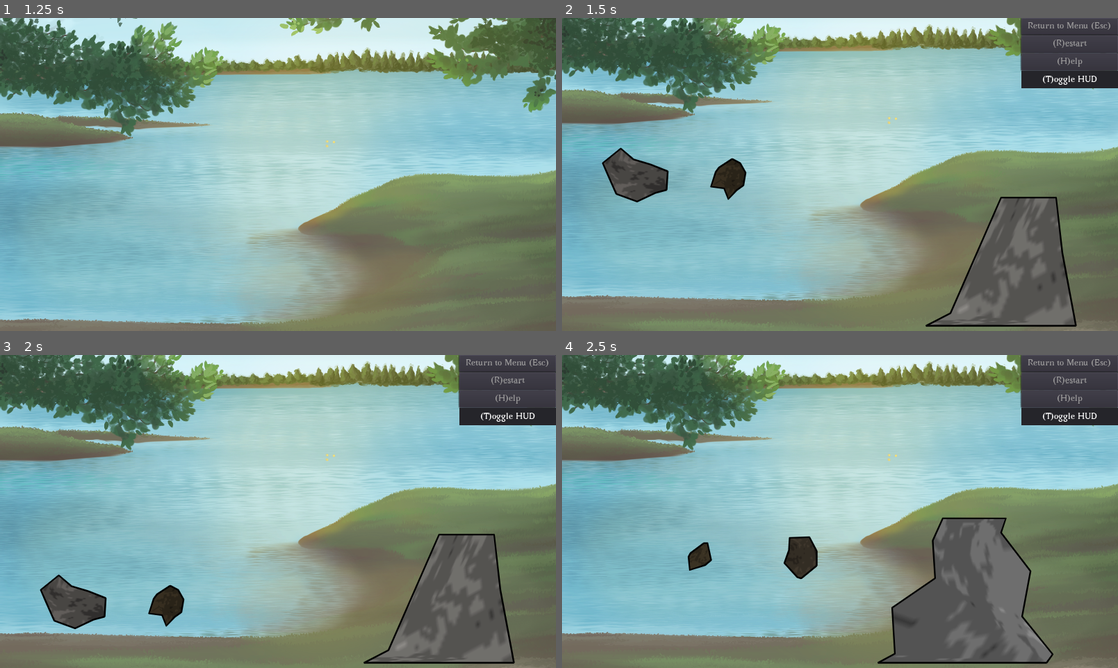
Above: before the commit, frames 1-4 (two rows, left to right).
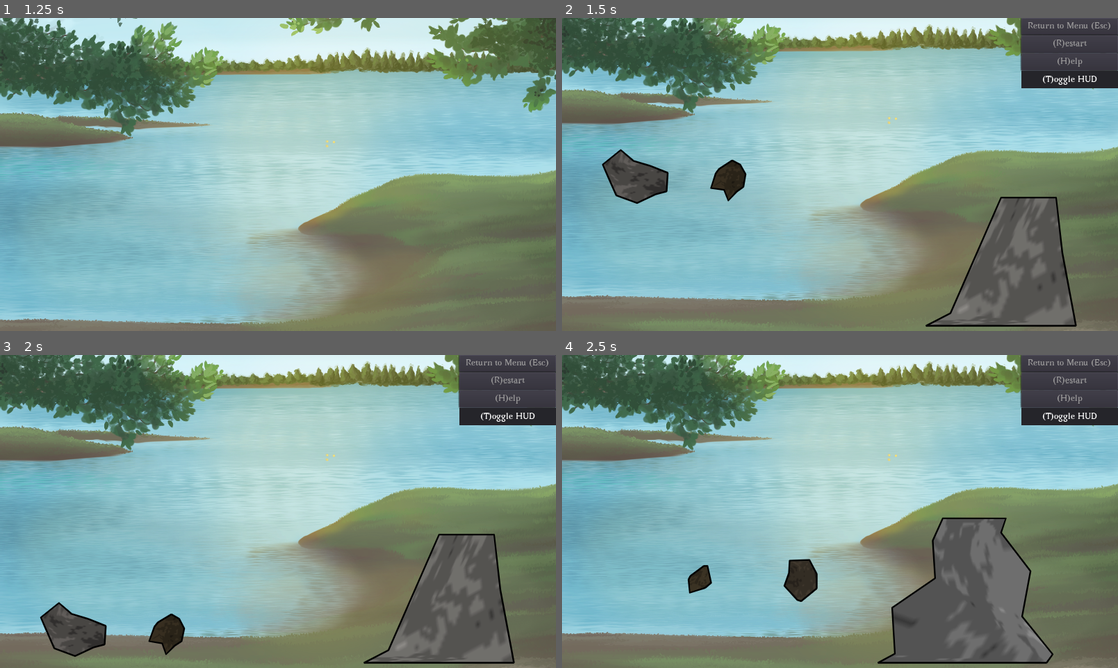
Above: after the commit, the same moments.

Repository: ebrahimebrahim/knock-the-rock
Game: Godot game, scene res://MenuScreen.tscn
The game is run twice, just before and just after one commit, with the same random seed, the same clock (stepped at 60 frames per second) and the same inputs.
Inputs (mouse positions are in pixels of both pictures, inside the frame that each line leads up to):
- Up to frame 1 (1.25 s): click "Sandbox" at 0.5 s
- Up to frame 2 (1.5 s): move the mouse to (962, 158) at 1.27 s; press the mouse at (962, 158) at 1.28 s
- Up to frame 3 (2 s): no input
- Up to frame 4 (2.5 s): release the mouse at (962, 495) at 2 s; click "(R)estart" at 2 s

Frame 1 is identical in both runs. In frame 2, 0.4% of the frame differs, in the area x 7-34%, y 41-60%; in frame 3, 3.0%, in the area x 7-34%, y 70-97%; in frame 4, 1.4%.

Commit message:
change default gravity
Previous gravity setting was assuming that 100 pixels was 1 meter.
If a 200 pixel tall boulder is 1 meter, then gravity should be 9.8 * 200
Playing with this, it felt better than 9.8 * 100, but it felt like a bit too much.
So here I am going with 150 pixels per meter.

Diff:
--- a/ktr/project.godot
+++ b/ktr/project.godot
@@ -67,7 +67,7 @@
 
 [physics]
 
-2d/default_gravity=980
+2d/default_gravity=1470
 
 [rendering]
 
